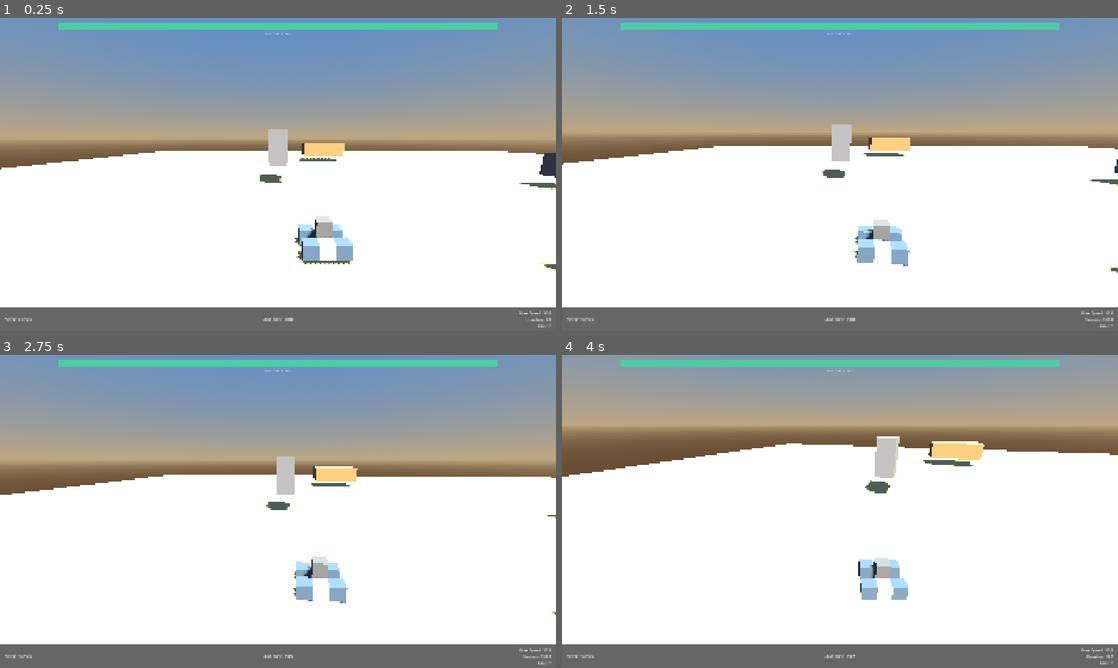
Above: before the commit, frames 1-4 (two rows, left to right).
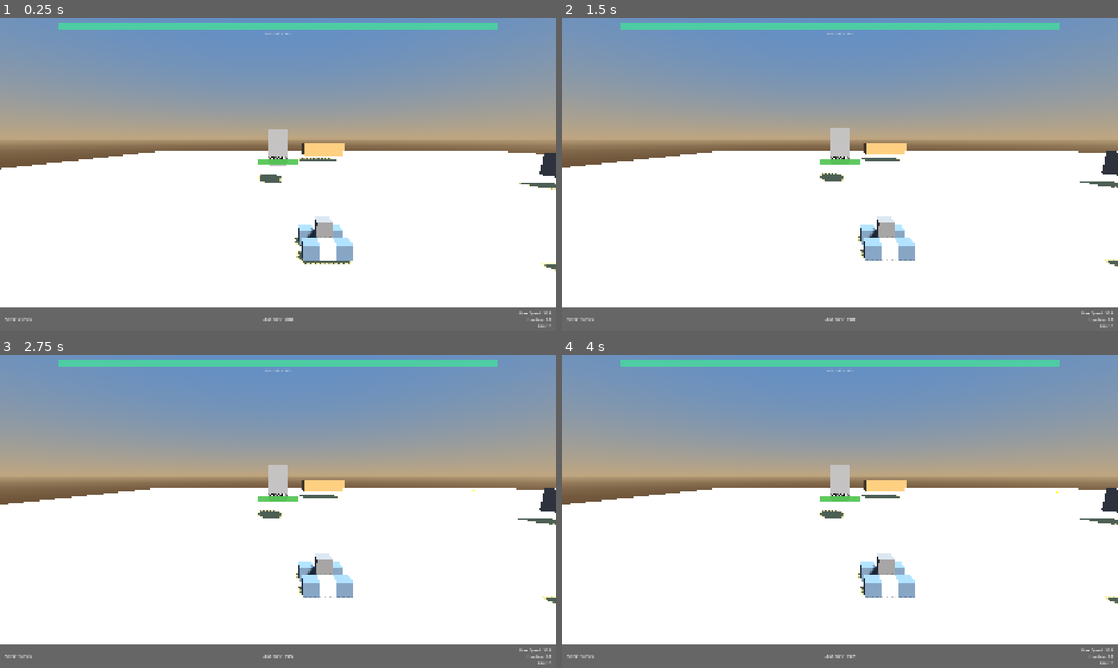
Above: after the commit, the same moments.

Repository: RSnegach/close-encounters
Game: Godot game, scene res://scenes/combat.tscn
The game is run twice, just before and just after one commit, with the same random seed, the same clock (stepped at 60 frames per second) and the same inputs. This scene is started directly instead of the project's main scene.
Inputs (mouse positions are in pixels of both pictures, inside the frame that each line leads up to):
- Up to frame 1 (0.25 s): no input
- Up to frame 2 (1.5 s): tap Enter at 0.5 s; move the mouse to (962, 158) at 0.52 s; hold D 0.53-1.25 s; tap F (dive) at 0.6 s; click (962, 158) at 0.67 s; drag from (728, 190) to (812, 237) at 1.27 s
- Up to frame 3 (2.75 s): move the mouse to (333, 442) at 2.02 s; hold D from 2.03 s (still down); tap 0 at 2.1 s; click (333, 442) at 2.17 s
- Up to frame 4 (4 s): release D at 2.75 s; tap Space at 2.75 s; drag from (812, 574) to (673, 464) at 2.77 s; move the mouse to (1006, 558) at 3.52 s; hold A from 3.53 s (still down); tap 9 at 3.6 s; click (1006, 558) at 3.67 s

The runs differ from the first frame. In frame 1, 0.2% of the frame differs, in the area x 46-54%, y 44-47%; in frame 2, 5.9%; in frame 3, 11%; in frame 4, 43%, in the area x 0-100%, y 0-97%.

Commit message:
Smooth camera, lower sensitivity, floating healthbars with toggle
Camera:
- Sensitivity reduced to 0.003 for smooth WoT-like feel.
- Fixed choppiness: now uses _input for mouse motion events (smooth,
  per-event) with warp-to-center in _process. Warp-generated motion
  events are filtered out via _warped_this_frame flag.

Floating healthbars:
- 3D healthbar hovers above every vehicle (player and AI).
- Color transitions: green (>50%) → yellow (25-50%) → red (<25%).
- Semi-transparent dark background with HP text (e.g. "1735 / 1735").
- Billboards toward camera. Hides when vehicle is dead.
- Toggleable on/off via pause menu "Healthbars: ON/OFF" button.

Hull turn speed lowered to 1.5 for less twitchy vehicle rotation.

Diff:
--- a/scripts/arena/arena_manager.gd
+++ b/scripts/arena/arena_manager.gd
@@ -238,6 +238,13 @@
 		get_tree().current_scene.add_child(combat_cam)
 		combat_cam.setup(player_v)
 
+		# Create floating healthbars above all vehicles.
+		for v in vehicles:
+			var hb: FloatingHealthbar = FloatingHealthbar.new()
+			hb.name = "HealthBar_" + v.name
+			get_tree().current_scene.add_child(hb)
+			hb.setup(v)
+
 		# Find the HUD in the UI layer.
 		var hud_node: Node = get_parent().find_child("HUD", true, false)
 		if hud_node and hud_node.has_method("setup"):
--- a/scripts/combat/combat_camera.gd
+++ b/scripts/combat/combat_camera.gd
@@ -19,12 +19,12 @@
 var yaw: float = 0.0
 var pitch: float = -10.0
 var distance: float = 16.0
-var sensitivity: float = 0.012
+var sensitivity: float = 0.003
 
 var aim_direction: Vector3 = Vector3.FORWARD
 
 var _screen_center: Vector2 = Vector2.ZERO
-var _skip_frame: bool = false  ## Skip one frame after warping.
+var _warped_this_frame: bool = false
 
 
 func _ready() -> void:
@@ -41,6 +41,20 @@
 	process_mode = Node.PROCESS_MODE_ALWAYS
 
 
+func _input(event: InputEvent) -> void:
+	if target == null or get_tree().paused:
+		return
+	if event is InputEventMouseMotion:
+		if _warped_this_frame:
+			# This motion event was generated by warp_mouse — ignore it.
+			_warped_this_frame = false
+			return
+		var motion: InputEventMouseMotion = event as InputEventMouseMotion
+		yaw -= motion.relative.x * sensitivity
+		pitch -= motion.relative.y * sensitivity
+		pitch = clampf(pitch, -60.0, 20.0)
+
+
 func setup(target_node: Node3D) -> void:
 	target = target_node
 	yaw = 0.0
@@ -48,7 +62,7 @@
 	_screen_center = get_viewport().get_visible_rect().size * 0.5
 	Input.set_mouse_mode(Input.MOUSE_MODE_HIDDEN)
 	get_viewport().warp_mouse(_screen_center)
-	_skip_frame = true
+	_warped_this_frame = true
 	print("[CombatCamera] Attached to %s." % target.name)
 
 
@@ -56,27 +70,14 @@
 	if target == null or pivot == null:
 		return
 
-	# --- Mouse look (only when not paused) ---
+	# Keep mouse hidden during gameplay.
 	if not get_tree().paused:
 		if Input.get_mouse_mode() != Input.MOUSE_MODE_HIDDEN:
 			Input.set_mouse_mode(Input.MOUSE_MODE_HIDDEN)
-
-		if _skip_frame:
-			# Ignore this frame's mouse position (it's from the warp).
-			_skip_frame = false
-		else:
-			var mouse_pos: Vector2 = get_viewport().get_mouse_position()
-			var dx: float = mouse_pos.x - _screen_center.x
-			var dy: float = mouse_pos.y - _screen_center.y
-
-			if absf(dx) > 1.0 or absf(dy) > 1.0:
-				yaw -= dx * sensitivity
-				pitch -= dy * sensitivity
-				pitch = clampf(pitch, -60.0, 20.0)
-
-			# Warp back to center and skip next frame's read.
-			get_viewport().warp_mouse(_screen_center)
-			_skip_frame = true
+		# Warp mouse to center each frame. The _input handler ignores the
+		# warp-generated motion by checking _warped_this_frame.
+		_warped_this_frame = true
+		get_viewport().warp_mouse(_screen_center)
 
 	# --- Camera transform ---
 	global_position = target.global_position + Vector3(0, 4, 0)
--- /dev/null
+++ b/scripts/combat/floating_healthbar.gd
@@ -0,0 +1,163 @@
+## FloatingHealthbar — A 3D healthbar that hovers above a vehicle.
+##
+## Shows a colored bar (green → yellow → red) with HP text.
+## Semi-transparent background. Attaches to any vehicle node.
+## Can be toggled on/off globally.
+class_name FloatingHealthbar
+extends Node3D
+
+
+var target: Node3D = null      ## The vehicle this bar follows.
+var bar_bg: MeshInstance3D     ## Dark background bar.
+var bar_fill: MeshInstance3D   ## Colored fill bar.
+var label_3d: Label3D          ## HP text.
+
+var max_hp: float = 100.0
+var current_hp: float = 100.0
+var bar_width: float = 3.0     ## Width in world units.
+var bar_height: float = 0.3
+var y_offset: float = 5.0      ## How high above the vehicle.
+
+## Global toggle — set by the pause menu.
+static var healthbars_visible: bool = true
+
+
+func _ready() -> void:
+	# Background bar (dark semi-transparent).
+	bar_bg = MeshInstance3D.new()
+	var bg_mesh: BoxMesh = BoxMesh.new()
+	bg_mesh.size = Vector3(bar_width, bar_height, 0.05)
+	bar_bg.mesh = bg_mesh
+	var bg_mat: StandardMaterial3D = StandardMaterial3D.new()
+	bg_mat.albedo_color = Color(0.1, 0.1, 0.1, 0.5)
+	bg_mat.transparency = BaseMaterial3D.TRANSPARENCY_ALPHA
+	bg_mat.shading_mode = BaseMaterial3D.SHADING_MODE_UNSHADED
+	bg_mat.no_depth_test = true
+	bg_mat.render_priority = 10
+	bar_bg.material_override = bg_mat
+	bar_bg.cast_shadow = GeometryInstance3D.SHADOW_CASTING_SETTING_OFF
+	add_child(bar_bg)
+
+	# Fill bar (colored, overlaps the background).
+	bar_fill = MeshInstance3D.new()
+	var fill_mesh: BoxMesh = BoxMesh.new()
+	fill_mesh.size = Vector3(bar_width, bar_height, 0.06)
+	bar_fill.mesh = fill_mesh
+	var fill_mat: StandardMaterial3D = StandardMaterial3D.new()
+	fill_mat.albedo_color = Color(0.3, 0.9, 0.3, 0.7)
+	fill_mat.transparency = BaseMaterial3D.TRANSPARENCY_ALPHA
+	fill_mat.shading_mode = BaseMaterial3D.SHADING_MODE_UNSHADED
+	fill_mat.no_depth_test = true
+	fill_mat.render_priority = 11
+	bar_fill.material_override = fill_mat
+	bar_fill.cast_shadow = GeometryInstance3D.SHADOW_CASTING_SETTING_OFF
+	add_child(bar_fill)
+
+	# HP text label.
+	label_3d = Label3D.new()
+	label_3d.text = ""
+	label_3d.font_size = 32
+	label_3d.pixel_size = 0.01
+	label_3d.position = Vector3(0, bar_height * 0.5 + 0.15, 0)
+	label_3d.no_depth_test = true
+	label_3d.render_priority = 12
+	label_3d.modulate = Color(1, 1, 1, 0.9)
+	label_3d.billboard = BaseMaterial3D.BILLBOARD_ENABLED
+	add_child(label_3d)
+
+	# Billboard: always face the camera.
+	# We handle this manually in _process.
+
+
+func setup(vehicle_node: Node3D) -> void:
+	target = vehicle_node
+	# Calculate max HP from parts.
+	_recalculate_max_hp()
+
+
+func _process(_delta: float) -> void:
+	if target == null:
+		queue_free()
+		return
+
+	# Toggle visibility.
+	visible = FloatingHealthbar.healthbars_visible
+
+	if not visible:
+		return
+
+	# Follow target position.
+	global_position = target.global_position + Vector3(0, y_offset, 0)
+
+	# Billboard: face the active camera.
+	var cam: Camera3D = get_viewport().get_camera_3d()
+	if cam:
+		look_at(cam.global_position, Vector3.UP)
+
+	# Update HP.
+	_update_hp()
+
+
+func _recalculate_max_hp() -> void:
+	max_hp = 0.0
+	current_hp = 0.0
+	if target == null or target.get("parts") == null:
+		return
+	var seen: Dictionary = {}
+	for cell in target.parts:
+		var part = target.parts[cell]
+		if part == null:
+			continue
+		var nid: int = part.get_instance_id()
+		if seen.has(nid):
+			continue
+		seen[nid] = true
+		if part.get("part_data") != null:
+			max_hp += float(part.part_data.hp)
+		if part.get("current_hp") != null:
+			current_hp += float(part.current_hp)
+	if max_hp <= 0:
+		max_hp = 1.0
+
+
+func _update_hp() -> void:
+	# Sum current HP.
+	current_hp = 0.0
+	if target.get("parts") == null:
+		return
+	var seen: Dictionary = {}
+	for cell in target.parts:
+		var part = target.parts[cell]
+		if part == null:
+			continue
+		var nid: int = part.get_instance_id()
+		if seen.has(nid):
+			continue
+		seen[nid] = true
+		if part.get("current_hp") != null:
+			current_hp += float(part.current_hp)
+
+	var pct: float = clampf(current_hp / max_hp, 0.0, 1.0)
+
+	# Resize fill bar.
+	var fill_mesh: BoxMesh = bar_fill.mesh as BoxMesh
+	fill_mesh.size.x = bar_width * pct
+	# Offset fill bar so it drains from right to left.
+	bar_fill.position.x = -bar_width * (1.0 - pct) * 0.5
+
+	# Color: green → yellow → red.
+	var color: Color
+	if pct > 0.5:
+		color = Color(0.3, 0.9, 0.3, 0.7)  # Green.
+	elif pct > 0.25:
+		color = Color(0.9, 0.8, 0.2, 0.7)  # Yellow.
+	else:
+		color = Color(0.9, 0.2, 0.2, 0.7)  # Red.
+	(bar_fill.material_override as StandardMaterial3D).albedo_color = color
+
+	# Update text.
+	label_3d.text = "%d / %d" % [int(current_hp), int(max_hp)]
+
+	# Hide if dead.
+	if target.get("is_alive") != null and not target.is_alive:
+		visible = false
--- a/scripts/ui/hud.gd
+++ b/scripts/ui/hud.gd
@@ -523,6 +523,20 @@
 	quit_btn.pressed.connect(_on_quit_to_menu_pressed)
 	vbox.add_child(quit_btn)
 
+	# Spacer before toggle
+	var sp2: Control = Control.new()
+	sp2.custom_minimum_size = Vector2(0, 8)
+	vbox.add_child(sp2)
+
+	# Healthbar toggle
+	var hb_toggle: Button = _create_pause_button("Healthbars: ON")
+	hb_toggle.name = "HealthbarToggle"
+	hb_toggle.pressed.connect(func() -> void:
+		FloatingHealthbar.healthbars_visible = not FloatingHealthbar.healthbars_visible
+		hb_toggle.text = "Healthbars: ON" if FloatingHealthbar.healthbars_visible else "Healthbars: OFF"
+	)
+	vbox.add_child(hb_toggle)
+
 	add_child(pause_panel)
 
 
